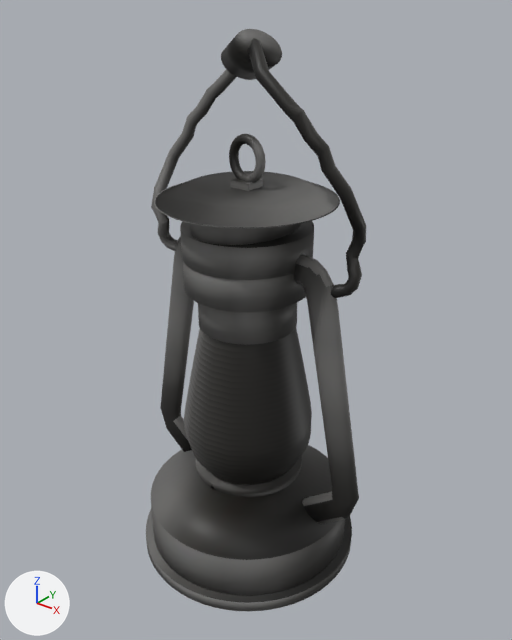
The OBJ model ProyectoFinal/ProyectoFinal/Models/Escena/Instalaciones/lamp.obj as it was, and as the next commit left it.
Both versions are drawn from a camera (50 mm lens) standing at (68.7, -83.7, 97.3) and looking at (1.2, 0.7, 45.0). The lights are fixed; the arrows at lower left show +X, +Y and +Z. Where no turn or scale is listed for an object, it has been applied to the vertices.

Before the edit, the objects in view are built like this:
```python
me_cordon_cylinder_013 = bpy.data.meshes.new('Cordon_Cylinder.013')
me_cordon_cylinder_013.from_pydata(...)  # 2432 vertices, 2245 faces; spans x -18.8..20.2, y -5.7..8.3, z 53.2..90.7
me_cordon_cylinder_013.materials.append(mat_material_001)  # picture img_cromonegro_jpg
me_estructuralampara_cylinder_006 = bpy.data.meshes.new('EstructuraLampara_Cylinder.006')
me_estructuralampara_cylinder_006.from_pydata(...)  # 2696 vertices, 2136 faces; spans x -22.7..23.6, y -20.0..20.0, z -1.0..76.0
me_estructuralampara_cylinder_006.materials.append(mat_material_001)  # picture img_cromonegro_jpg
me_lampara_nurbspath = bpy.data.meshes.new('Lampara_NurbsPath')
me_lampara_nurbspath.from_pydata(...)  # 1344 vertices, 1328 faces; spans x -11.6..11.6, y -11.6..11.6, z 16.8..46.8
me_lampara_nurbspath.materials.append(mat_material_001)  # picture img_cromonegro_jpg
ob_cordon_cylinder_013 = bpy.data.objects.new('Cordon_Cylinder.013', me_cordon_cylinder_013)
ob_cordon_cylinder_013.location = (0.0, 0.0, 0.0)
ob_estructuralampara_cylinder_006 = bpy.data.objects.new('EstructuraLampara_Cylinder.006', me_estructuralampara_cylinder_006)
ob_estructuralampara_cylinder_006.location = (0.0, 0.0, 0.0)
ob_lampara_nurbspath = bpy.data.objects.new('Lampara_NurbsPath', me_lampara_nurbspath)
ob_lampara_nurbspath.location = (0.0, 0.0, 0.0)
```
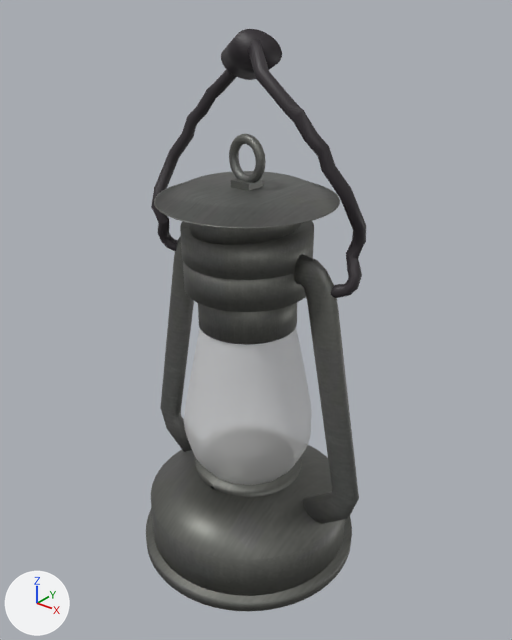
The newer file is also rescaled (x0.0291), turned or shifted as a whole; pictures and numbers use the older file's frame.

Diff of the bpy script that builds the scene:
```diff
--- a/ProyectoFinal/ProyectoFinal/Models/Escena/Instalaciones/lamp.obj.py
+++ b/ProyectoFinal/ProyectoFinal/Models/Escena/Instalaciones/lamp.obj.py
@@ img_text_aluminio_png @@
+img_text_aluminio_png = load_image('text_aluminio.png', 'text_aluminio.png', 468, 320, 'sRGB')
@@ img_negromate_jpg @@
+img_negromate_jpg = load_image('negromate.jpg', 'negromate.jpg', 800, 800, 'sRGB')
@@ mat_material_004 @@
+mat_material_004 = principled_material('Material.004')
+mat_material_004.base_color = (0.8, 0.8, 0.8)  # white #e7e7e7
+mat_material_004.roughness = 0.526
+mat_material_004.alpha = 0.5
@@ mat_material @@
+mat_material = principled_material('Material')
+mat_material.texture = img_text_aluminio_png
+mat_material.metallic = 0.8
+mat_material.roughness = 0.526
@@ mat_material_003 @@
+mat_material_003 = principled_material('Material.003')
+mat_material_003.texture = img_negromate_jpg
+mat_material_003.roughness = 0.526
@@ me_cordon_cylinder_013 @@
 me_cordon_cylinder_013.from_pydata(...)  # 2432 vertices, 2245 faces; spans x -18.8..20.2, y -5.7..8.3, z 53.2..90.7
-me_cordon_cylinder_013.materials.append(mat_material_001)  # picture img_cromonegro_jpg
+me_cordon_cylinder_013.materials.append(mat_material_003)  # picture img_negromate_jpg
@@ me_estructuralampara_cylinder_006 @@
 me_estructuralampara_cylinder_006.from_pydata(...)  # 2696 vertices, 2136 faces; spans x -22.7..23.6, y -20.0..20.0, z -1.0..76.0
-me_estructuralampara_cylinder_006.materials.append(mat_material_001)  # picture img_cromonegro_jpg
+me_estructuralampara_cylinder_006.materials.append(mat_material)  # picture img_text_aluminio_png
@@ me_lampara_nurbspath @@
 me_lampara_nurbspath.from_pydata(...)  # 1344 vertices, 1328 faces; spans x -11.6..11.6, y -11.6..11.6, z 16.8..46.8
-me_lampara_nurbspath.materials.append(mat_material_001)  # picture img_cromonegro_jpg
+me_lampara_nurbspath.materials.append(mat_material_004)  # white #e7e7e7
```

Location of each change, (x1, y1, x2, y2) in pixels of the pictures (512 x 640 px):
'EstructuraLampara_Cylinder.006', recoloured
    both: (146, 134, 359, 611)
'Lampara_NurbsPath', recoloured (black to grey)
    both: (184, 328, 312, 485)
